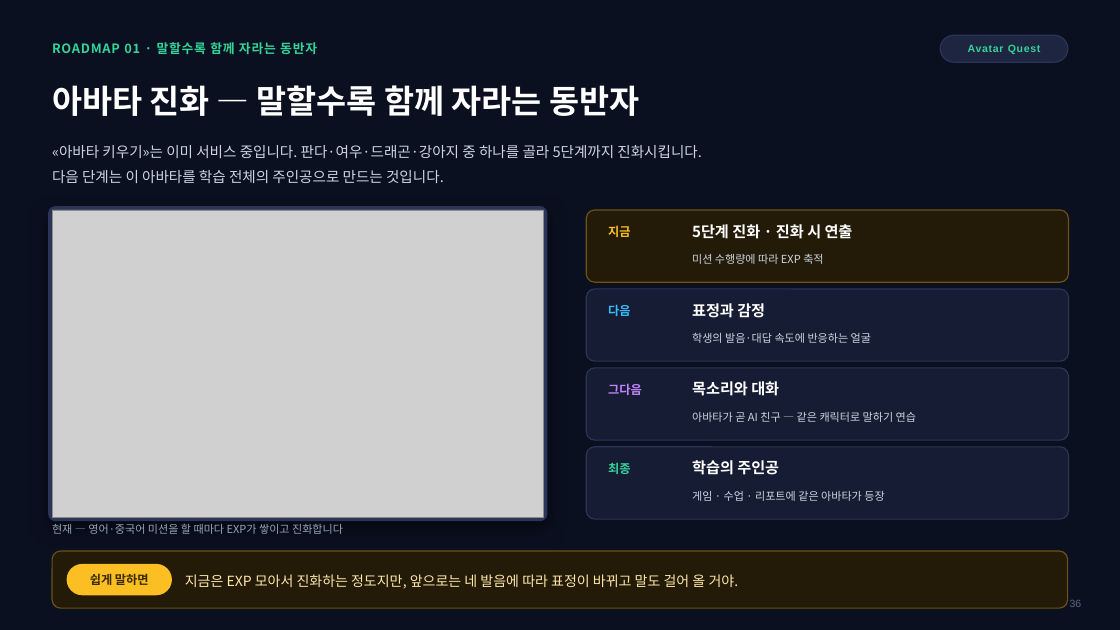
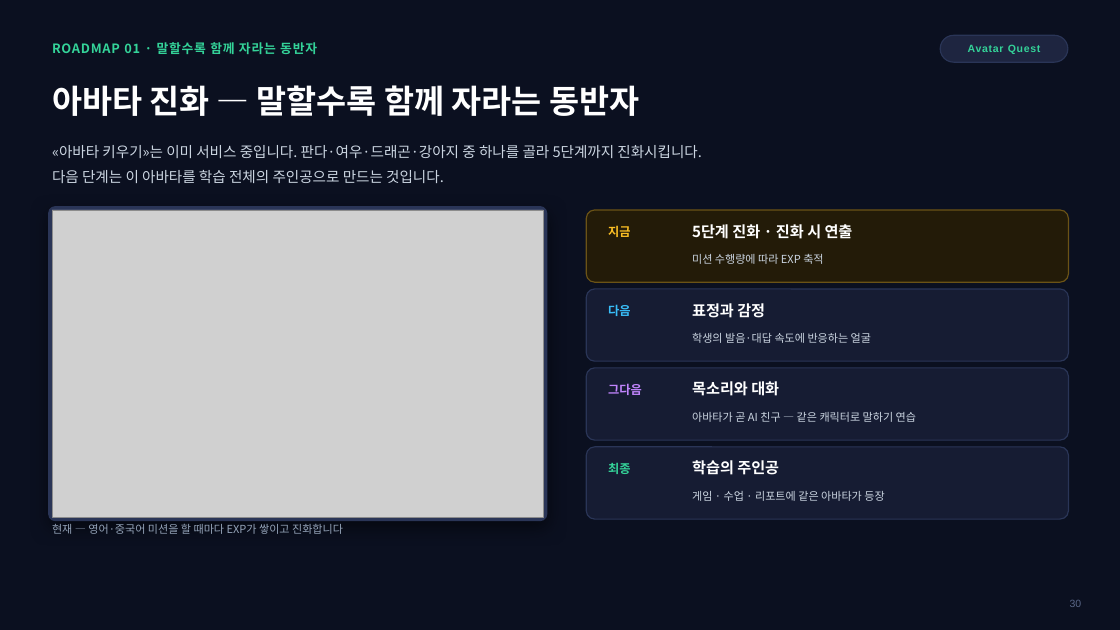
Before and after one commit to navy111p-sudo/mangoiweb, a slide deck: slide 30 of docs/MANGO_AI_안내_통합본_2026-08-17.pptx (slide 36 before the commit). Drawn at 1120x630 pixels with LibreOffice and Linux fonts; fonts in the diff are those of the drawing; grey boxes stand for pictures; background and template pictures are left out. Boxes give left, top, right and bottom in pixels: in the first picture for what was removed or moved away, otherwise in the second. Text is boxed around its words. In the diff, an @@ line names an element or a change of style, - is before the commit and + after.

```diff
--- a/docs/MANGO_AI_안내_통합본_2026-08-17.pptx
+++ b/docs/MANGO_AI_안내_통합본_2026-08-17.pptx
@@ rounded rectangle removed at (52, 551, 1068, 608) @@
@@ rounded rectangle removed at (67, 565, 171, 595) @@
@@ text removed at (90, 573, 149, 585) @@
-쉽게 말하면
@@ text removed at (185, 574, 739, 589) @@
-지금은 EXP 모아서 진화하는 정도지만, 앞으로는 네 발음에 따라 표정이 바뀌고 말도 걸어 올 거야.
@@ text at (1070, 600, 1082, 607): text changed @@
-36
+30
```
Also in this commit, not shown: 34 other slides changed, 6 slides removed.
